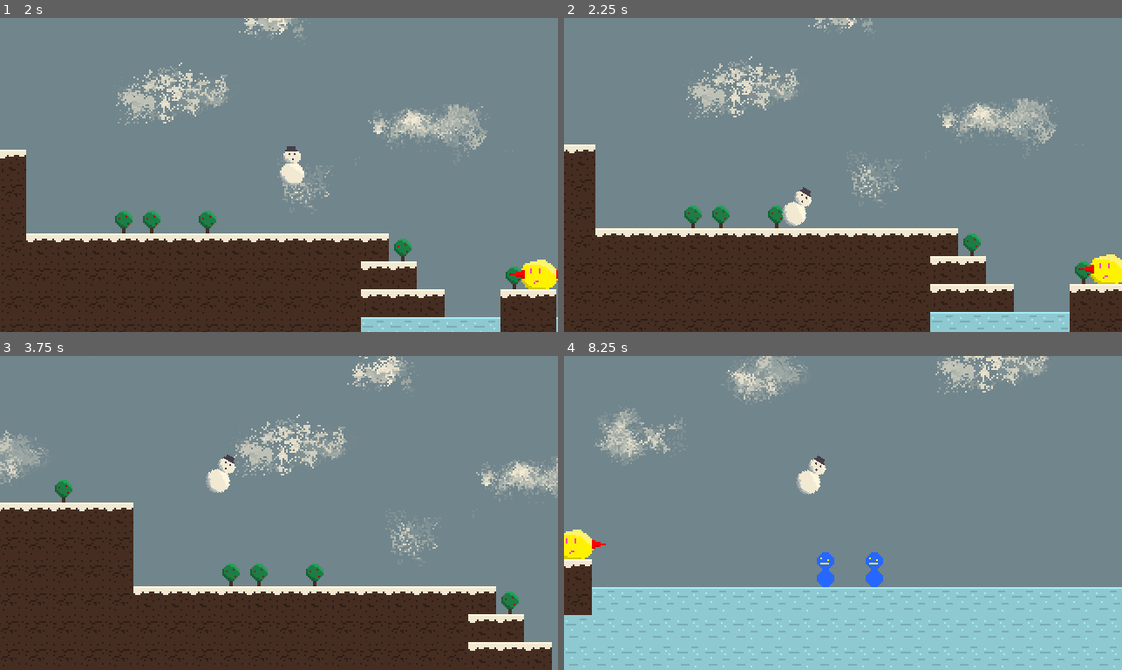
Above: before the commit, frames 1-4 (two rows, left to right).
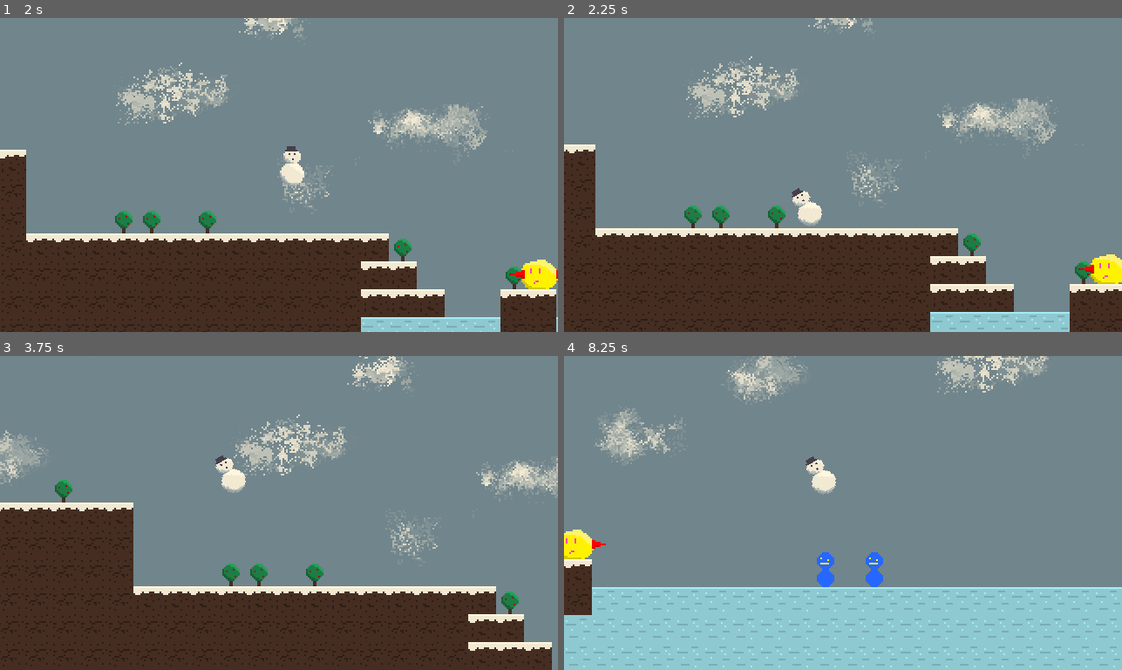
Above: after the commit, the same moments.

Repository: streebree/slickmode
Game: Godot game, scene res://scenes/areas/area.tscn
Two runs of this game, one before a commit and one after it. Both use one fixed random seed, a clock stepped at 60 frames per second and the inputs below.
Inputs (mouse positions are in pixels of both pictures, inside the frame that each line leads up to):
- Up to frame 1 (2 s): tap Enter (ui_accept) at 0.5, 1.35, 1.52, 1.82 s; move the mouse to (251, 237) at 0.52 s; hold Enter (ui_accept) 0.53-1.28 s; hold Right (ui_right) from 0.53 s (still down); tap Shift (run) at 0.6, 1.55 s; click (251, 237) at 0.67 s; move the mouse to (446, 222) at 1.27 s
- Up to frame 2 (2.25 s): move the mouse to (675, 127) at 2.02 s; release Right (ui_right) at 2.03 s; hold Left (ui_left) from 2.03 s (still down); hold Enter (ui_accept) from 2.03 s (still down); tap Shift (run) at 2.1 s
- Up to frame 3 (3.75 s): keep holding Left (ui_left); move the mouse to (306, 513) at 2.77 s; release Enter (ui_accept) at 2.78 s; tap F at 2.85 s; click (306, 513) at 2.92 s; tap Enter (ui_accept) at 3.02, 3.32 s; tap Shift (run) at 3.05, 3.6 s; move the mouse to (195, 434) at 3.52 s; hold Enter (ui_accept) from 3.53 s (still down)
- Up to frame 4 (8.25 s): move the mouse to (965, 497) at 4.27 s; release Left (ui_left) at 4.28 s; release Enter (ui_accept) at 4.28 s; hold Right (ui_right) 4.28-8.03 s; tap Enter (ui_accept) at 4.35, 4.52, 4.82, 6.02, 6.32, 7.35, 7.52, 7.82 s; tap Shift (run) at 4.55, 5.1, 6.05, 6.6, 7.55, 8.1 s; move the mouse to (731, 528) at 5.02 s; hold Enter (ui_accept) 5.03-5.78 s; click (731, 528) at 5.17 s; move the mouse to (898, 443) at 5.77 s; tap F at 5.85 s; move the mouse to (815, 575) at 6.52 s; hold Enter (ui_accept) 6.53-7.28 s; move the mouse to (1010, 560) at 7.27 s; click (1010, 560) at 7.42 s; move the mouse to (675, 465) at 8.02 s; hold Left (ui_left) from 8.03 s (still down); hold Enter (ui_accept) from 8.03 s (still down)

Frame 1 is identical in both runs. In frame 2, 0.5% of the frame differs, in the area x 39-47%, y 53-67%; in frame 3, 0.5%, in the area x 36-45%, y 31-44%; in frame 4, 0.5%.

Commit message:
Lean in the direction you're dashing

Diff:
--- a/slick-game/scenes/snowman.gd
+++ b/slick-game/scenes/snowman.gd
@@ -25,14 +25,19 @@
 
 func start_dash(direction):
 	dash_duration_current = dash_duration
-	sprite.rotation_degrees = 30
 	if direction == 0:
 		if velocity.x > 0:
 			velocity.x = SPEED_CAP + EXTRA_DASH_SPEED
+			sprite.rotation_degrees = 30
 		elif velocity.x < 0:
 			velocity.x = -SPEED_CAP - EXTRA_DASH_SPEED
+			sprite.rotation_degrees = -30
 	else:
 		velocity.x = (SPEED_CAP + EXTRA_DASH_SPEED) * direction
+		if direction > 0:
+			sprite.rotation_degrees = 30
+		else:
+			sprite.rotation_degrees = -30
 
 func _physics_process(delta: float) -> void:
 	# Add the gravity.
@@ -146,6 +151,6 @@
 	if velocity.y > 0:
 		body.destroy()
 		if Input.is_action_pressed("ui_accept"):
-			velocity.y = JUMP_VELOCITY
+			velocity.y = JUMP_VELOCITY - 70
 		else:
 			velocity.y = JUMP_VELOCITY / 3
